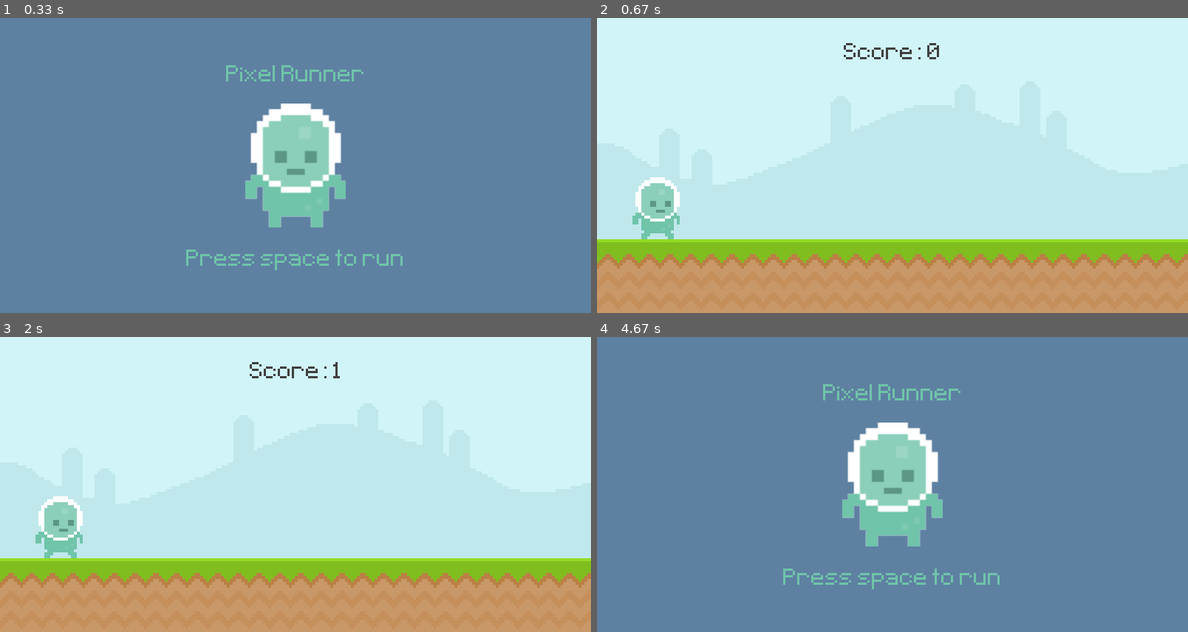
Above: before the commit, frames 1-4 (two rows, left to right).
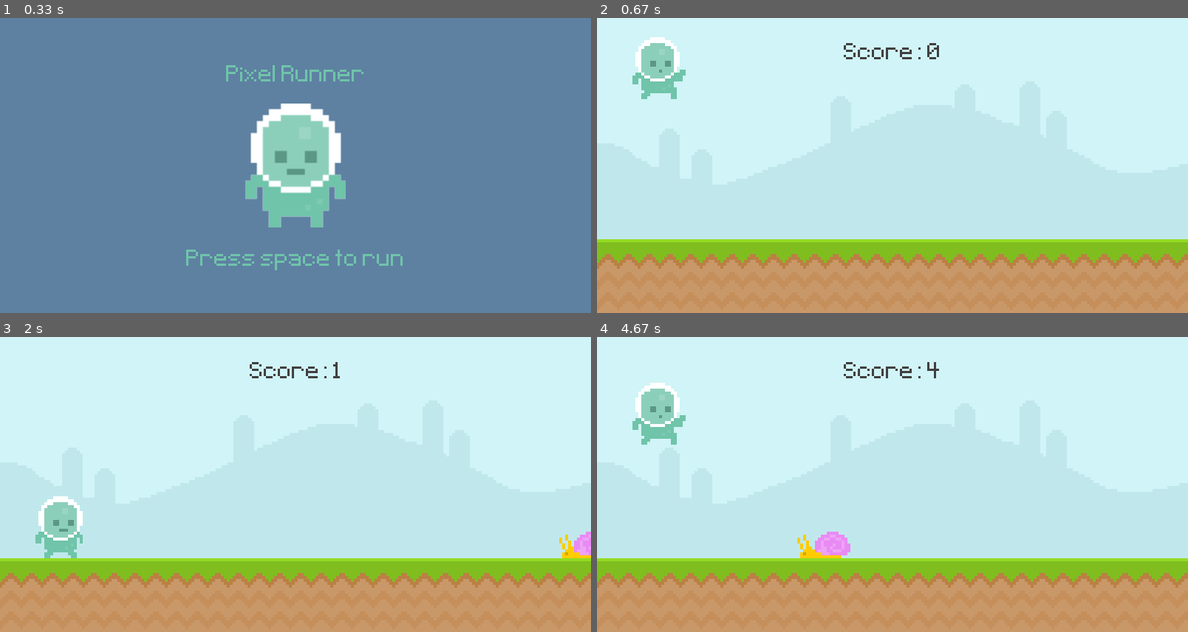
Above: after the commit, the same moments.

Repository: CasacoVermelho/pygame-project01
Game: pygame game, started from main.py
Two runs of this game, one before a commit and one after it. Both use one fixed random seed, a clock stepped at 60 frames per second and the inputs below.
Inputs:
- Up to frame 1 (0.33 s): no input
- Up to frame 2 (0.67 s): tap Space at 0.33 s
- Up to frame 3 (2 s): hold Space 0.67-1.13 s
- Up to frame 4 (4.67 s): tap Space at 2.17, 2.57, 2.87, 3.4, 3.7, 4.47 s

Frame 1 is identical in both runs. In frame 2, 2.6% of the frame differs, in the area x 6-15%, y 6-75%; in frame 3, 0.3%; in frame 4, 100%, in the area x 0-100%, y 0-100%.

Commit message:
Sprite class

Diff:
--- a/main.py
+++ b/main.py
@@ -1,6 +1,80 @@
 import pygame
 from sys import exit
-from random import randint
+from random import randint, choice
+
+class Player(pygame.sprite.Sprite):
+	def  __init__(self):
+		super().__init__()
+
+		player_walk1 = pygame.image.load('graphics/player/player_walk_1.png').convert_alpha()
+		player_walk2 = pygame.image.load('graphics/player/player_walk_2.png').convert_alpha()
+		self.player_walk = [player_walk1,player_walk2]
+		self.player_index = 0
+		self.player_jump = pygame.image.load('graphics/player/jump.png').convert_alpha()
+
+		self.image = self.player_walk[self.player_index]
+		self.rect = self.image.get_rect(midbottom = (80,300))
+		self.gravity = 0
+
+
+	def player_input(self):
+		keys = pygame.key.get_pressed()
+		if keys[pygame.K_SPACE] and self.rect.bottom >= 300:
+			self.gravity = -20
+
+	def apply_gravity(self):
+		self.gravity += 1
+		self.rect.y += self.gravity
+		if self.rect.bottom >= 300:
+			self.rect.bottom = 300
+
+	def animation_state(self):
+		if self.rect.bottom < 300:
+			self.image = self.player_jump
+		else:
+			self.player_index += 0.1
+			if self.player_index >= len(self.player_walk):self.player_index = 0
+			self.image = self.player_walk[int(self.player_index)]
+
+	def update(self):
+		self.player_input()
+		self.apply_gravity()
+		self.animation_state()
+
+class Obstacle(pygame.sprite.Sprite):
+	def  __init__(self,type):
+		super().__init__()
+
+		if type == 'fly':
+			fly_1 = pygame.image.load('graphics/fly/fly1.png').convert_alpha()
+			fly_2 = pygame.image.load('graphics/fly/fly2.png').convert_alpha()
+			self.frames = [fly_1, fly_2]
+			y_pos = 210
+		else:
+			snail_1 = pygame.image.load('graphics/snail/snail1.png').convert_alpha()
+			snail_2 = pygame.image.load('graphics/snail/snail2.png').convert_alpha()
+			self.frames = [snail_1, snail_2]
+			y_pos = 300
+
+		self.animation_index = 0
+		self.image = self.frames[self.animation_index]
+		self.rect = self.image.get_rect(midbottom = (randint(900,1100),y_pos))
+
+	def animation_state(self):
+		self.animation_index += 0.1
+		if self.animation_index >= len(self.frames): self.animation_index = 0
+		self.image = self.frames[int(self.animation_index)]
+
+	def update(self):
+		self.animation_state()
+		self.rect.x -= 6
+		self.destroy()
+
+	def destroy(self):
+		if self.rect.x <= -100:
+			self.kill()
+
+
 
 def display_score():
 	current_time = pygame.time.get_ticks() - start_time
@@ -29,6 +103,12 @@
 		for obstacle_rect in obstacles:
 			if player.colliderect(obstacle_rect): return False
 	return True
+
+def collision_sprite():
+	if pygame.sprite.spritecollide(player.sprite,obstacle_group,False):
+		obstacle_group.empty()
+		return False
+	else: return True
 
 def player_animation():
 	global player_surf,player_index
@@ -49,6 +129,14 @@
 start_time = 0
 score = 0
 
+#Groups
+player = pygame.sprite.GroupSingle()
+player.add(Player())
+
+obstacle_group = pygame.sprite.Group()
+
+#
+
 sky_surface = pygame.image.load('graphics/Sky.png').convert()
 ground_surface = pygame.image.load('graphics/ground.png').convert()
 
@@ -119,10 +207,11 @@
 					player_gravity = -20
 
 			if event.type == obstacle_timer:
-				if randint(0,2):
-					obstacle_rect_list.append(snail_surf.get_rect(bottomright = (randint(900,1100),300)))
-				else:
-					obstacle_rect_list.append(fly_surf.get_rect(bottomright = (randint(900,1100),210)))
+				obstacle_group.add(Obstacle(choice(['fly','snail','snail','snail'])))
+				# if randint(0,2):
+				# 	obstacle_rect_list.append(snail_surf.get_rect(bottomright = (randint(900,1100),300)))
+				# else:
+				# 	obstacle_rect_list.append(fly_surf.get_rect(bottomright = (randint(900,1100),210)))
 
 			if event.type == snail_animation_timer:
 				if snail_frame_index == 0: snail_frame_index = 1
@@ -152,17 +241,23 @@
 		# screen.blit(snail_surf,snail_rect)
 
 		# Player
-		player_gravity += 1
-		player_rect.y += player_gravity
-		if player_rect.bottom >= 300: player_rect.bottom = 300
-		player_animation()
-		screen.blit(player_surf,player_rect)
+		# player_gravity += 1
+		# player_rect.y += player_gravity
+		# if player_rect.bottom >= 300: player_rect.bottom = 300
+		# player_animation()
+		# screen.blit(player_surf,player_rect)
+		player.draw(screen)
+		player.update()
+
+		obstacle_group.draw(screen)
+		obstacle_group.update()
 
 		# Obstacle movement
-		obstacle_rect_list = obstacle_movement(obstacle_rect_list)
+		# obstacle_rect_list = obstacle_movement(obstacle_rect_list)
 
 		#collision
-		game_active = collisions(player_rect,obstacle_rect_list)
+		game_active = collision_sprite()
+		# game_active = collisions(player_rect,obstacle_rect_list)
 
 	else:
 		screen.fill((94,129,162))
